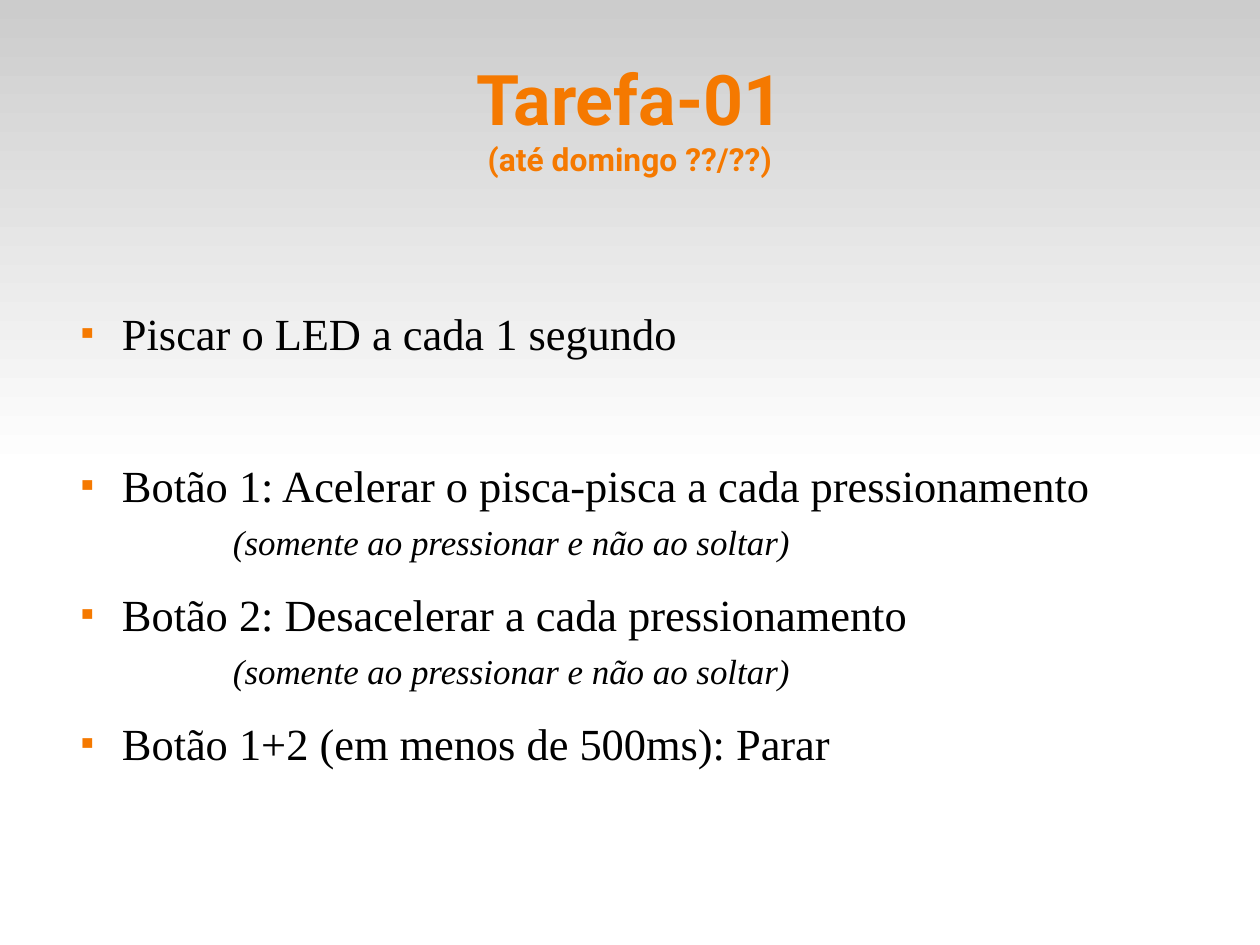
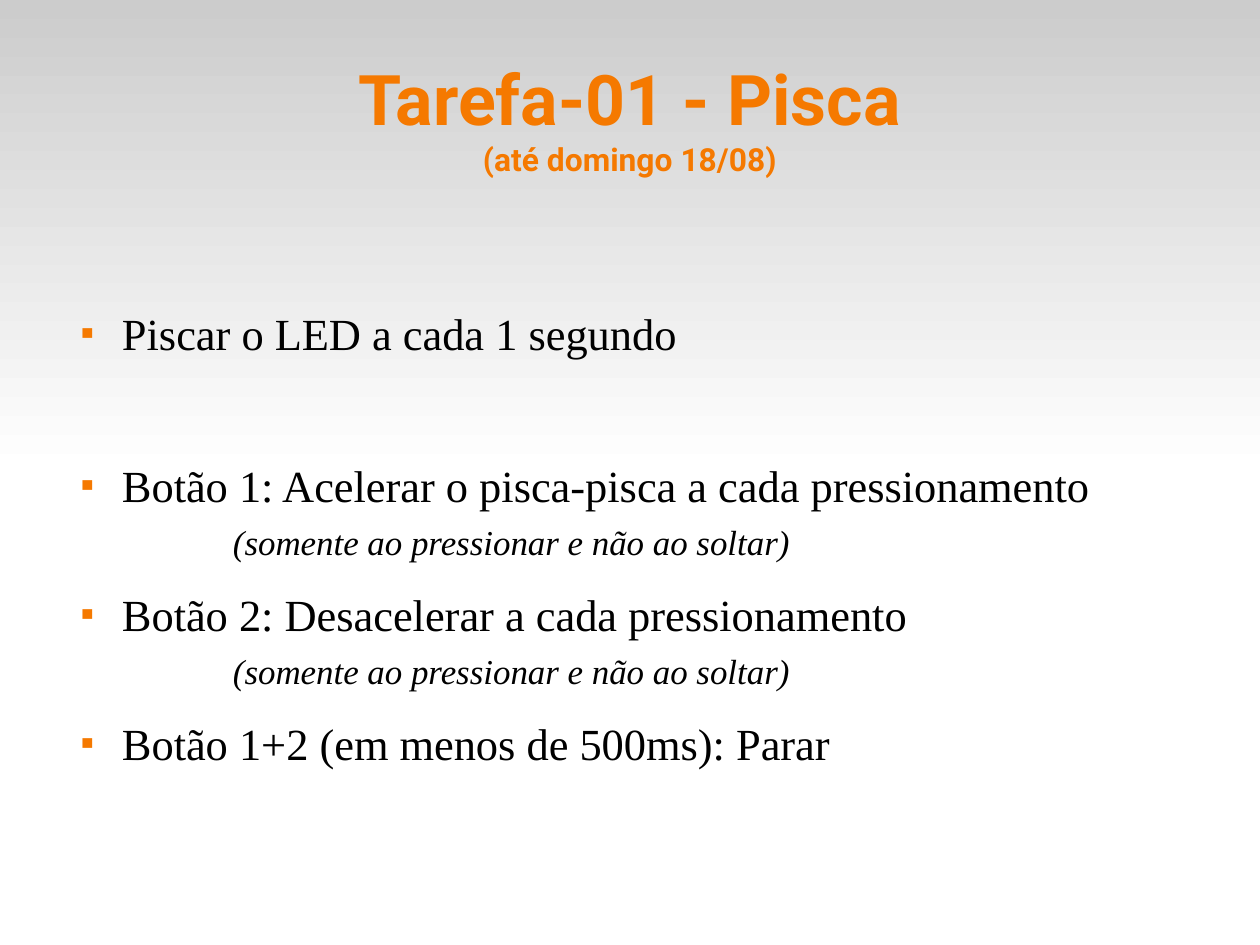
Before and after one commit to fsantanna-uerj/SE, a slide deck: slide 10 of Slides/se-00-intro.odp. Drawn at 1260x945 pixels with LibreOffice and Linux fonts; fonts in the diff are those of the drawing. Boxes give left, top, right and bottom in pixels: in the first picture for what was removed or moved away, otherwise in the second. Text is boxed around its words. In the diff, an @@ line names an element or a change of style, - is before the commit and + after.

```diff
--- a/Slides/se-00-intro.odp
+++ b/Slides/se-00-intro.odp
@@ title at bbox=[358, 72, 900, 178]: text changed @@
-Tarefa-01
-(até domingo ??/??)
+Tarefa-01 - Pisca
+(até domingo 18/08)
```
Also in this commit, not shown: 4 other slides changed, 1 slide removed, 4 other files.
